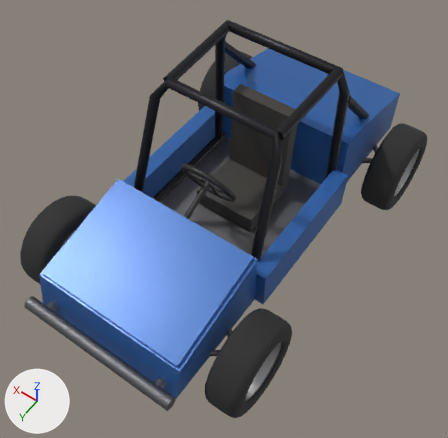
The glTF model content/examples/axion/models/example/buggy.glb as it was, and as the next commit left it.
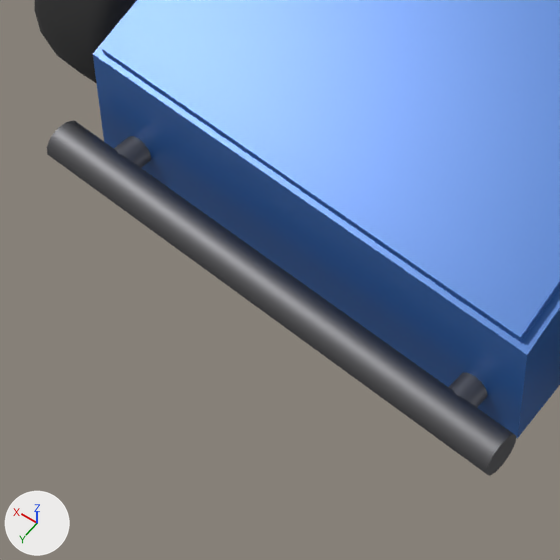
Old and new are each drawn whole from a camera (50 mm lens) standing at (-1.45, 2.2, 3.5) and looking at (-0.08, 0.27, 0.47) and again close up on the part from 2% to 42% of the width and 59% to 100% of the height. Lighting does not change. The marker at lower left points along +X, +Y and +Z. The older version's two pictures come first. Objects named as collision shapes, trigger or cutter boxes, shadow casters or lower levels of detail are left out. Where no turn or scale is listed for an object, it has been applied to the vertices.

The scene before the commit, as lines of its bpy script (objects in view):
```python
me_capot = bpy.data.meshes.new('capot')
me_capot.from_pydata(...)  # 8 vertices, 12 faces; spans x -0.48..0.48, y 0.0..0.68, z -0.168..0.02
me_capot.materials.append(mat_peinture_bleue)  # blue #3065ad
me_carrosserie = bpy.data.meshes.new('carrosserie')
me_carrosserie.from_pydata(...)  # 34 vertices, 52 faces; spans x -0.56..0.56, y -1.25..1.3, z 0.3..0.78
me_carrosserie.materials.append(mat_peinture_bleue)  # blue #3065ad
me_roue_avant_droite = bpy.data.meshes.new('roue_avant_droite')
me_roue_avant_droite.from_pydata(...)  # 590 vertices, 1176 faces; spans x -0.112..0.112, y -0.302..0.302, z -0.302..0.302
# faces by material slot: [728, 448]
me_roue_avant_droite.materials.append(mat_caoutchouc)  # black #2c2c2c
me_roue_avant_droite.materials.append(mat_acier_brut)  # light grey #bcbcbf
ob_capot = bpy.data.objects.new('capot', me_capot)
ob_capot.location = (0.0, 0.56, 0.72)
ob_carrosserie = bpy.data.objects.new('carrosserie', me_carrosserie)
ob_carrosserie.location = (0.0, 0.0, 0.0)
ob_roue_avant_droite = bpy.data.objects.new('roue_avant_droite', me_roue_avant_droite)
ob_roue_avant_droite.location = (0.7, 0.9, 0.3)
# also in view: 'chassis' at (0.0, 0.02, 0.81)
```
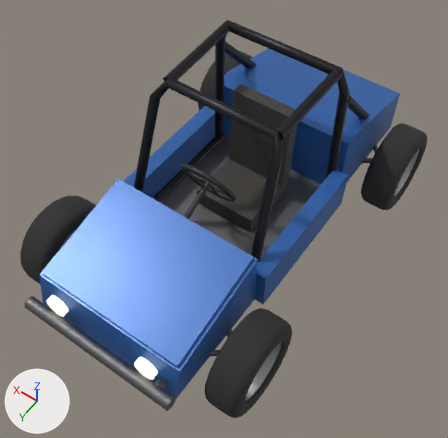
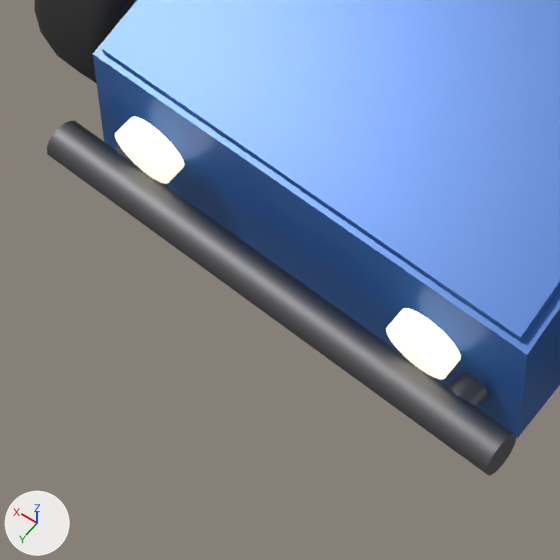
Diff of the bpy script that builds the scene:
```diff
--- a/content/examples/axion/models/example/buggy.glb.py
+++ b/content/examples/axion/models/example/buggy.glb.py
@@ mat_phare @@
+mat_phare = principled_material('phare')
+mat_phare.base_color = (0.85, 0.85, 0.8)  # white #edede7
+mat_phare.roughness = 0.2
+mat_phare.emission_color = (1.0, 0.92, 0.7)  # pale yellow #fff6da
+mat_phare.emission_strength = 1.0
@@ me_phares @@
+me_phares.from_pydata(...)  # a 24-sided cylinder along y spanning x -0.385..-0.255, y -0.02..0.02, z -0.065..0.065; a 24-sided cylinder along y spanning x 0.255..0.385, y -0.02..0.02, z -0.065..0.065
+me_phares.materials.append(mat_phare)  # white #edede7, glowing pale yellow #fff6da
@@ ob_phares @@
+ob_phares = bpy.data.objects.new('phares', me_phares)
+ob_phares.location = (0.0, 1.31, 0.47)
```

What differs and where, as boxes [x1, y1, x2, y2] in the close-ups (560 x 560 px):
'phares', added
    after: [115, 116, 461, 379]
